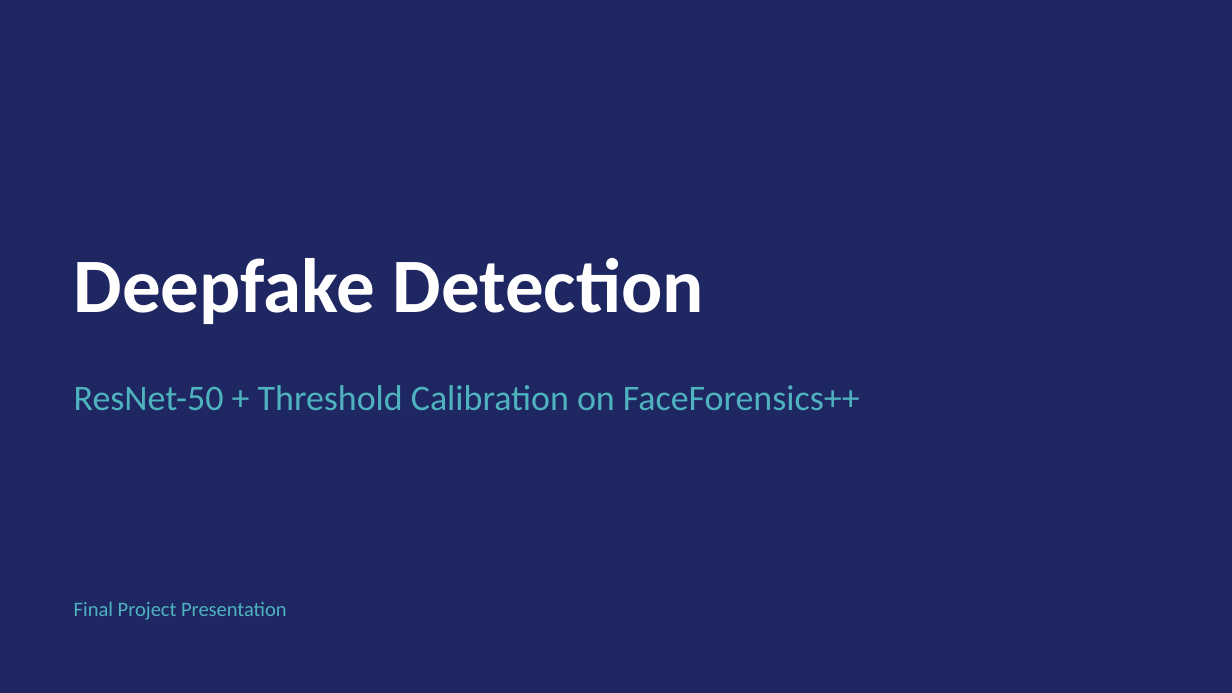
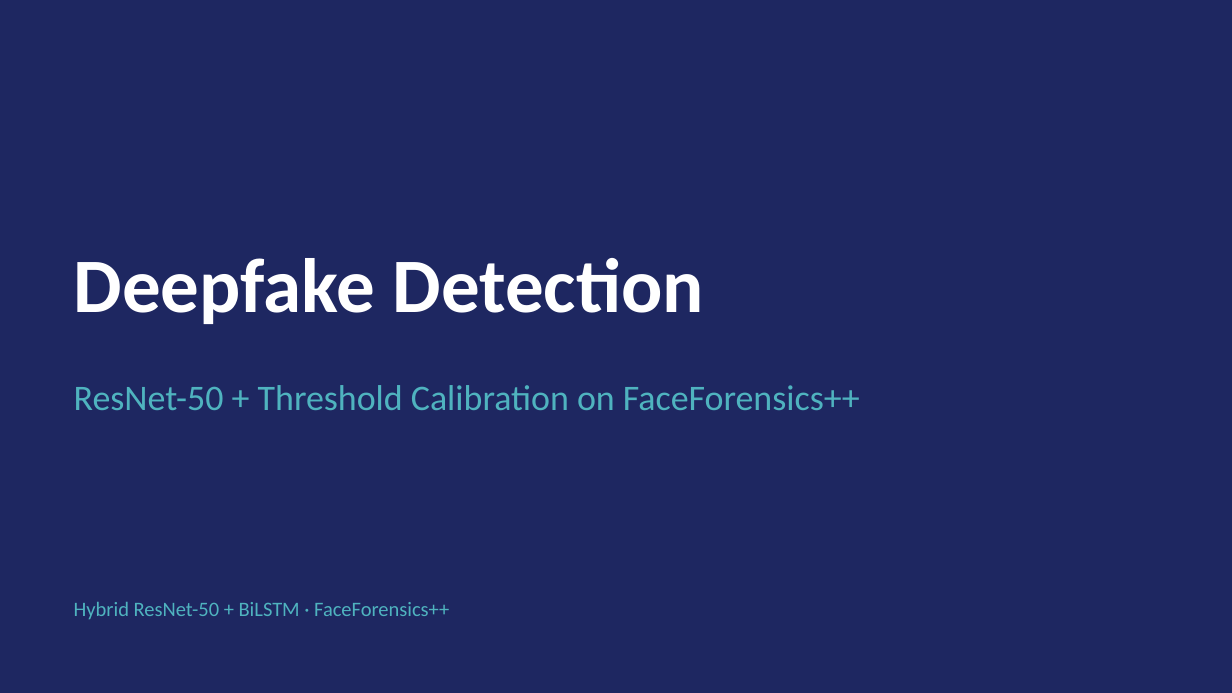
Before and after one commit to Krishivvv/Deepfake-Detection-Software, a slide deck: slide 1 of presentation/Final_Presentation.pptx. Drawn at 1232x693 pixels with LibreOffice and Linux fonts; fonts in the diff are those of the drawing. Boxes give left, top, right and bottom in pixels: in the first picture for what was removed or moved away, otherwise in the second. Text is boxed around its words. In the diff, an @@ line names an element or a change of style, - is before the commit and + after.

```diff
--- a/presentation/Final_Presentation.pptx
+++ b/presentation/Final_Presentation.pptx
@@ text at [74,602,449,620]: text changed @@
-Final Project Presentation
+Hybrid ResNet-50 + BiLSTM · FaceForensics++
```
Also in this commit, not shown: 1 other slide changed, 3 other files.
